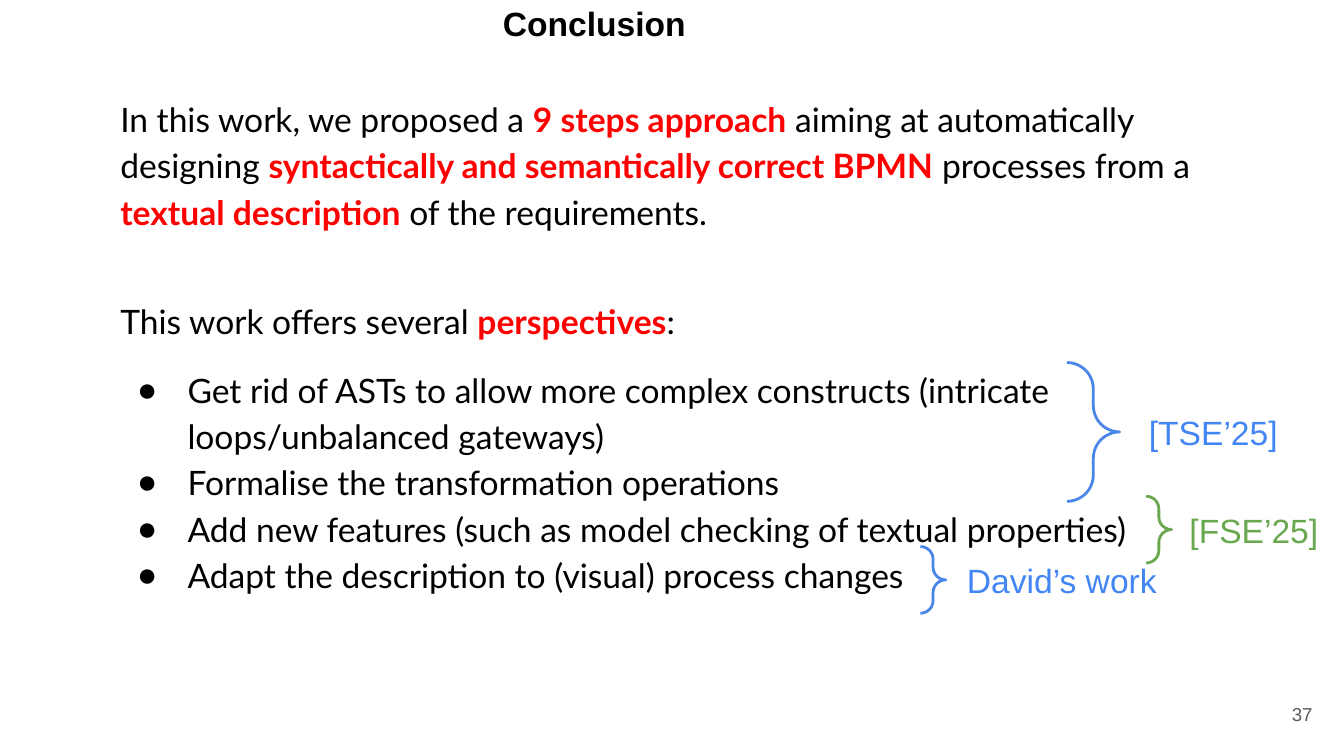
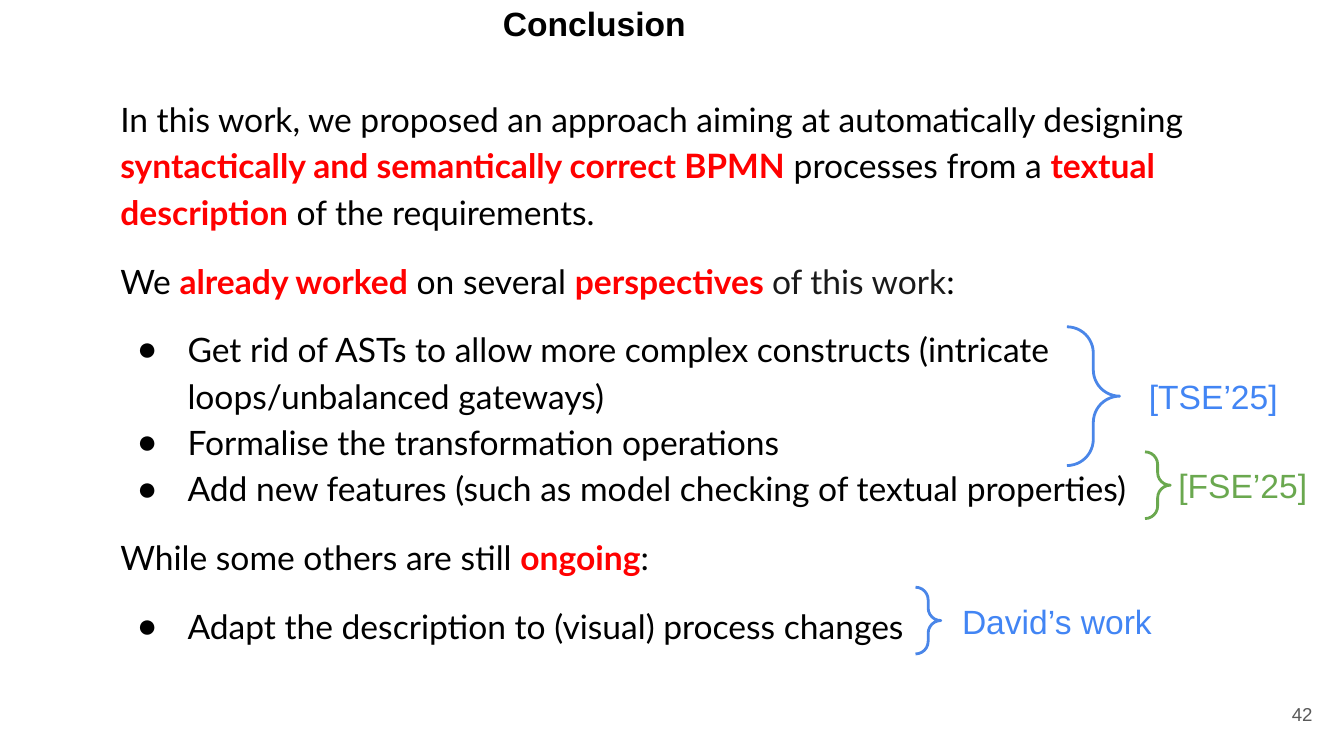
Before and after one commit to QuentinNivon/quentinnivon.github.io, a slide deck: slide 42 of presentations/LLM-Based_Generation_of_BPMN_Workflows_From_Textual_Descriptions.pptx (slide 37 before the commit). Drawn at 1344x756 pixels with LibreOffice and Linux fonts; fonts in the diff are those of the drawing; background and template pictures are left out. Boxes give left, top, right and bottom in pixels: in the first picture for what was removed or moved away, otherwise in the second. Text is boxed around its words. In the diff, an @@ line names an element or a change of style, - is before the commit and + after.

Commit message:
talk workshop bpmn & ia

```diff
--- a/presentations/LLM-Based_Generation_of_BPMN_Workflows_From_Textual_Descriptions.pptx
+++ b/presentations/LLM-Based_Generation_of_BPMN_Workflows_From_Textual_Descriptions.pptx
@@ text at box(120, 107, 1183, 300): text changed @@
-In this work, we proposed a 9 steps approach aiming at automatically designing syntactically and semantically correct BPMN processes from a textual description of the requirements.
-This work offers several perspectives:
+In this work, we proposed an approach aiming at automatically designing syntactically and semantically correct BPMN processes from a textual description of the requirements.
+We already worked on several perspectives of this work:
@@ right brace: place and size @@
-right brace at box(1067, 363, 1120, 501)
+right brace at box(1067, 327, 1120, 465)
@@ text "[TSE’25]": place and size @@
-text "[TSE’25]" at box(1149, 420, 1278, 451)
+text "[TSE’25]" at box(1149, 384, 1278, 415)
@@ right brace: place and size @@
-right brace at box(1146, 496, 1172, 563)
+right brace at box(1145, 452, 1171, 519)
@@ text "[FSE’25]": place and size @@
-text "[FSE’25]" at box(1189, 518, 1318, 549)
+text "[FSE’25]" at box(1178, 473, 1307, 504)
@@ text at box(120, 545, 649, 576): paragraph added @@
+While some others are still ongoing:
@@ right brace: place and size @@
-right brace at box(921, 547, 946, 614)
+right brace at box(915, 587, 941, 655)
@@ text "David’s work": place and size @@
-text "David’s work" at box(967, 568, 1157, 594)
+text "David’s work" at box(962, 609, 1152, 635)
@@ text at box(188, 613, 904, 645): more space between paragraphs @@
@@ page number at box(1292, 708, 1313, 721): text changed @@
-37
+42
```
Also in this commit, not shown: 1 other slide changed, 5 slides added, 3 other files.
